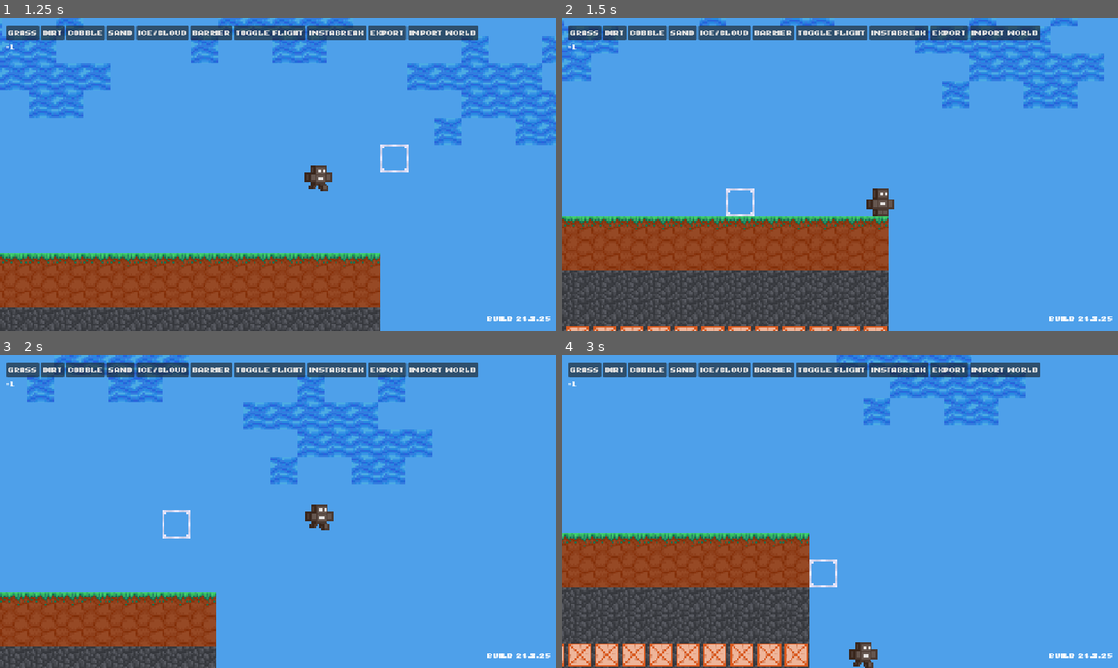
Above: before the commit, frames 1-4 (two rows, left to right).
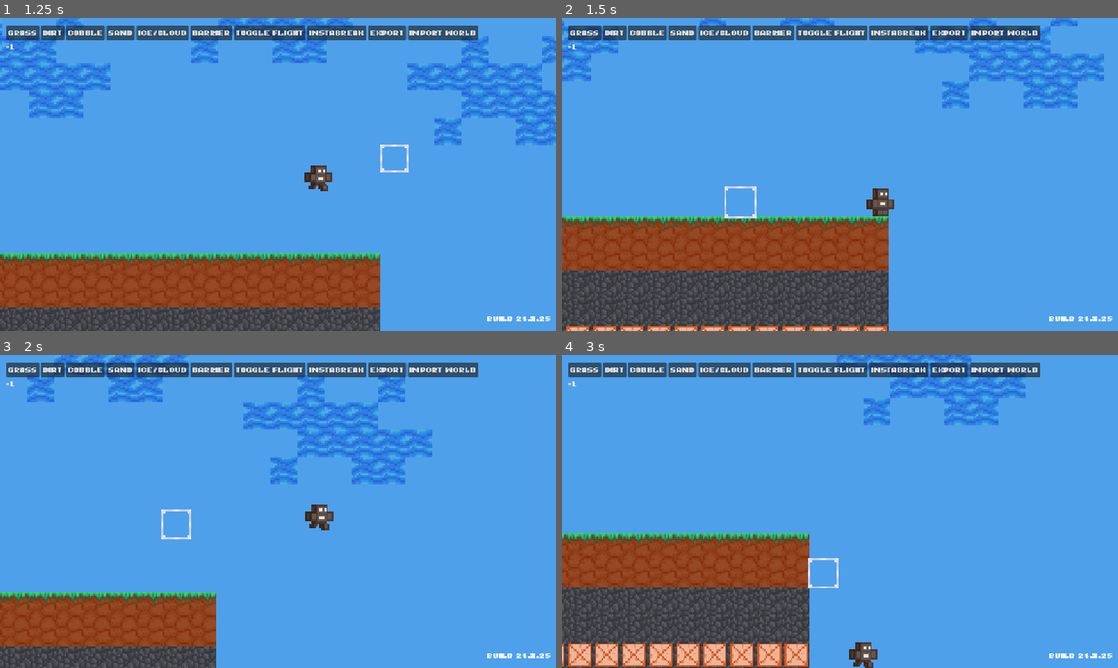
Above: after the commit, the same moments.

Repository: artelephantb/naichthushal
Game: Godot game, scene res://scenes/world.tscn
Same seed, same stepped clock (60 frames per second), same inputs: the game is played once before the commit and once after it.
Inputs (mouse positions are in pixels of both pictures, inside the frame that each line leads up to):
- Up to frame 1 (1.25 s): move the mouse to (400, 158) at 0.52 s; hold Right (player_right) from 0.53 s (still down); click (400, 158) at 0.67 s; tap Up (player_jump) at 0.77 s
- Up to frame 2 (1.5 s): keep holding Right (player_right); move the mouse to (728, 190) at 1.27 s; click (728, 190) at 1.42 s
- Up to frame 3 (2 s): keep holding Right (player_right); tap Up (player_jump) at 1.52 s
- Up to frame 4 (3 s): move the mouse to (895, 442) at 2.02 s; release Right (player_right) at 2.03 s; hold Left (player_left) 2.03-2.78 s; click (895, 442) at 2.17 s; move the mouse to (812, 574) at 2.77 s; hold Right (player_right) from 2.78 s (still down); click (812, 574) at 2.92 s

Frame 1 is identical in both runs. In frame 2, 0.3% of the frame differs, in the area x 29-35%, y 53-64%; in frame 3, 0.1%; in frame 4, 0.2%.

Commit message:
Added animated block selection

Diff:
--- a/scenes/world.tscn
+++ b/scenes/world.tscn
@@ -7,7 +7,7 @@
 [ext_resource type="Theme" uid="uid://c6eu7tlmewujv" path="res://themes/menus.tres" id="5_4mrxx"]
 [ext_resource type="PackedScene" uid="uid://cb4l7jnphi0b1" path="res://scenes/block_selection.tscn" id="5_71j4m"]
 [ext_resource type="FontFile" uid="uid://53ssaml16qni" path="res://fonts/raster_forge_font.ttf" id="5_i7141"]
-[ext_resource type="AudioStream" uid="uid://oy3xrqb0sfgj" path="res://songs/project_3.wav" id="8_4mrxx"]
+[ext_resource type="AudioStream" uid="uid://c0bratrdhfm8x" path="res://songs/project_4.wav" id="8_4mrxx"]
 
 [sub_resource type="ShaderMaterial" id="ShaderMaterial_qfnet"]
 shader = ExtResource("1_k0juu")
@@ -172,7 +172,8 @@
 text = "(debug) BREAK TIME GOES HERE DONT TOUCH!"
 label_settings = SubResource("LabelSettings_w7kh3")
 
-[node name="BlockSelection" parent="." instance=ExtResource("5_71j4m")]
+[node name="BlockSelection" parent="." node_paths=PackedStringArray("tilemap") instance=ExtResource("5_71j4m")]
+tilemap = NodePath("../TileMapLayer")
 
 [node name="AudioStreamPlayer" type="AudioStreamPlayer" parent="."]
 stream = ExtResource("8_4mrxx")
--- a/scripts/block_selection.gd
+++ b/scripts/block_selection.gd
@@ -1,11 +1,23 @@
 extends Node2D
 
-@onready var tilemap = $'../TileMapLayer'
+@export var scale_animation: float = 1.2
 
-# Called when the node enters the scene tree for the first time.
+@export var tilemap: TileMapLayer
+
+var last_pos = Vector2i(0, 0)
+
 func _ready() -> void:
-	pass # Replace with function body.
+	pass
 
-# Called every frame. 'delta' is the elapsed time since the previous frame.
 func _process(delta: float) -> void:
-	position = tilemap.local_to_map(get_global_mouse_position()) * 16 + Vector2i(8, 8)
+	var latest_pos = tilemap.local_to_map(get_global_mouse_position()) * 16 + Vector2i(8, 8)
+	if last_pos == latest_pos:
+		if scale > Vector2(1, 1):
+			scale.x -= 0.1
+			scale.y -= 0.1
+	else:
+		last_pos = latest_pos
+		position = latest_pos
+
+		scale.x = scale_animation
+		scale.y = scale_animation
